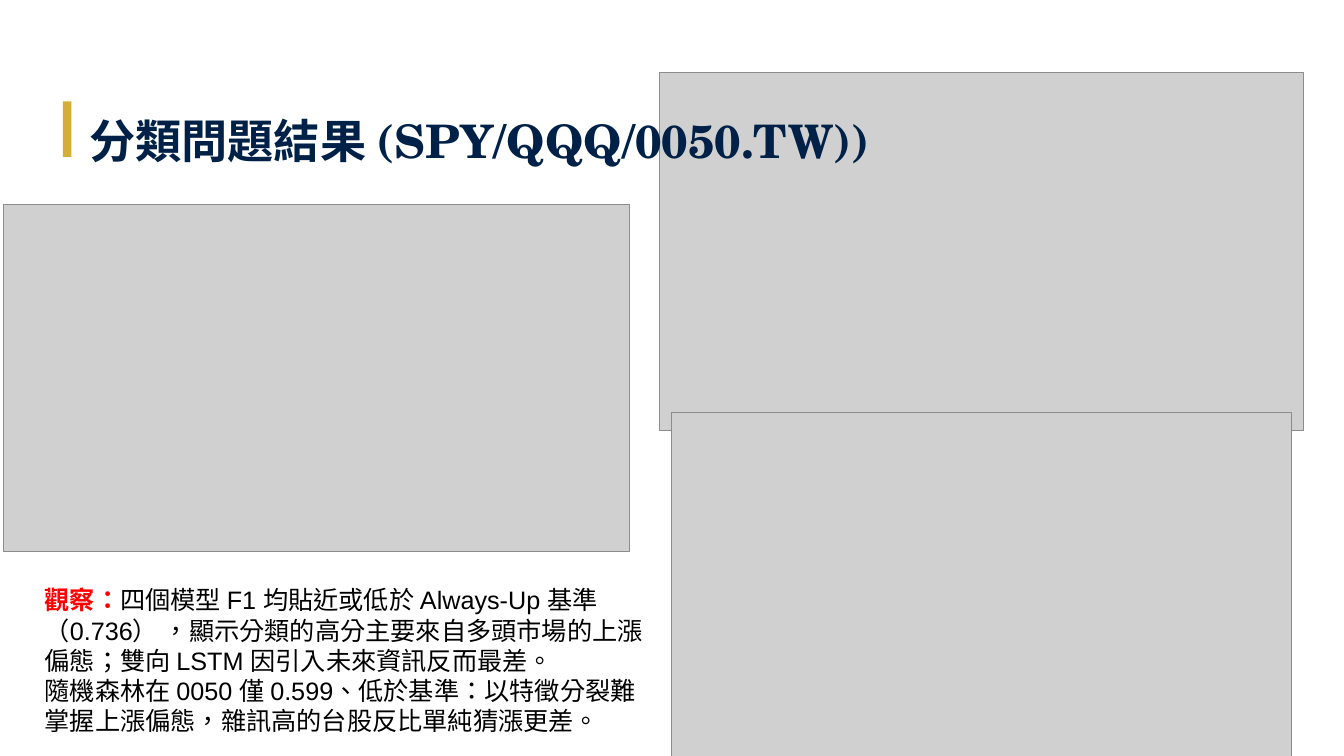
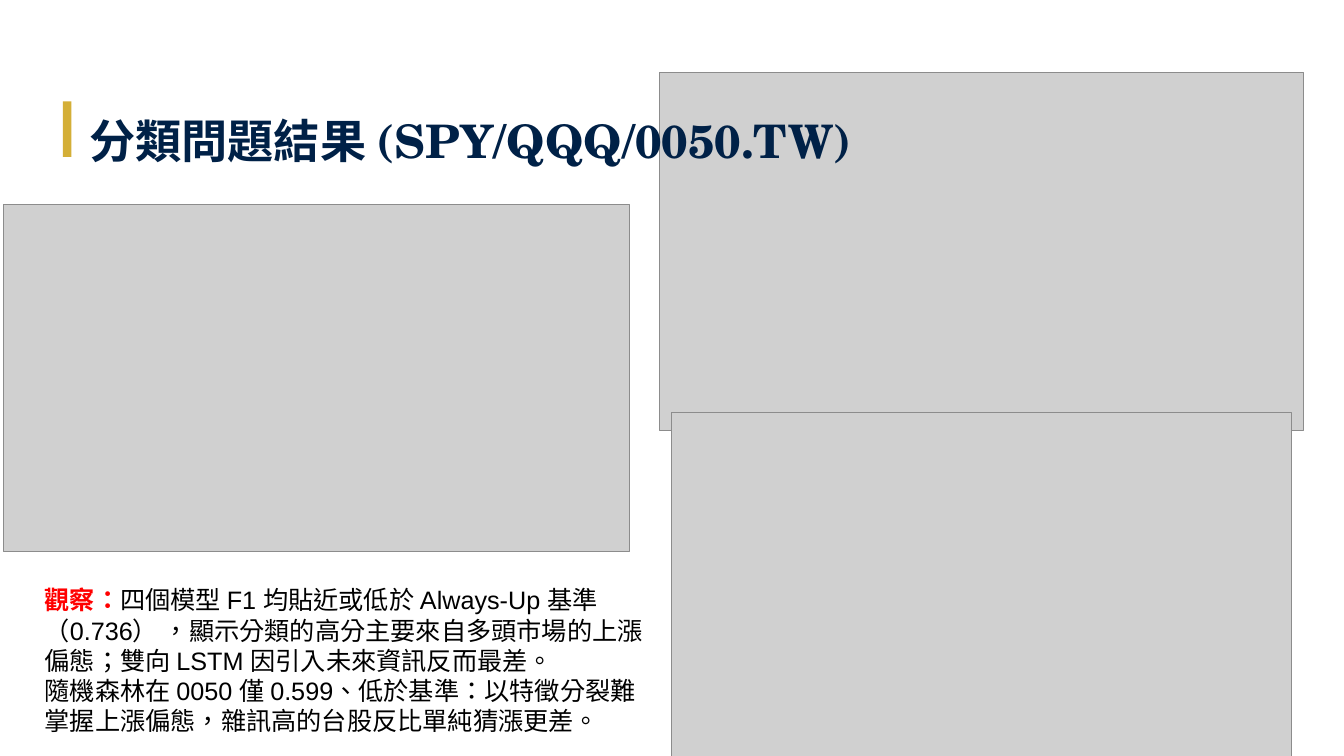
Before and after one commit to Tzu-Lin/ETF-AI-Project, a slide deck: slide 29 of 林子瑜-LLM_ETF_修訂七版_v20260618.pptx. Drawn at 1344x756 pixels with LibreOffice and Linux fonts; fonts in the diff are those of the drawing; grey boxes stand for pictures. Boxes give left, top, right and bottom in pixels: in the first picture for what was removed or moved away, otherwise in the second. Text is boxed around its words. In the diff, an @@ line names an element or a change of style, - is before the commit and + after.

```diff
--- a/林子瑜-LLM_ETF_修訂七版_v20260618.pptx
+++ b/林子瑜-LLM_ETF_修訂七版_v20260618.pptx
@@ text at (89,111,852,173): text changed @@
-分類問題結果 (SPY/QQQ/0050.TW))
+分類問題結果 (SPY/QQQ/0050.TW)
```
Also in this commit, not shown: 7 other slides changed, 1 other file.
